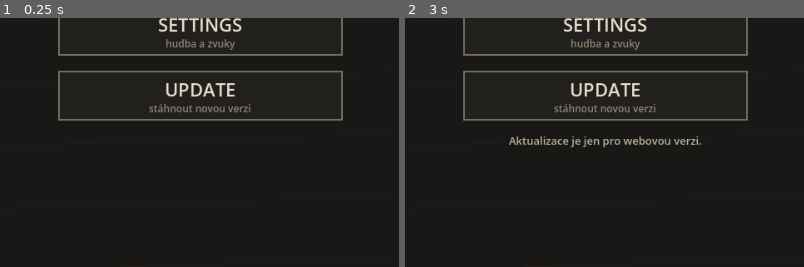
Above: before the commit, frames 1-2 (left to right).
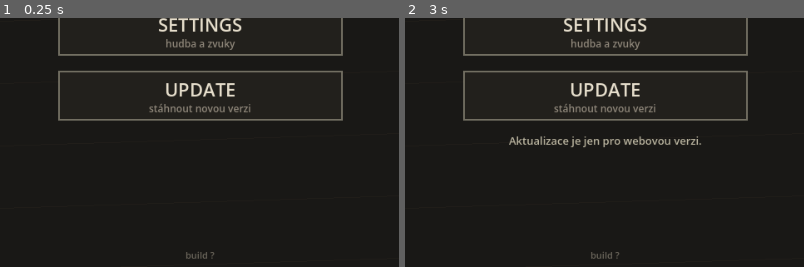
Above: after the commit, the same moments.

Repository: jankoznar94/dark-story
Game: Godot game, scene res://main.tscn
The game is run twice, just before and just after one commit, with the same random seed, the same clock (stepped at 60 frames per second) and the same inputs.
Inputs (mouse positions are % of the whole screen's width and height, from its top left):
- Up to frame 1 (0.25 s): no input
- Up to frame 2 (3 s): tap Enter at 0.5, 2 s; move the mouse to (72, 45) at 0.52 s; click (72, 45) at 0.67 s; tap Space at 1.25, 2.75 s; move the mouse to (30, 55) at 1.27 s; click (30, 55) at 1.42 s; move the mouse to (60, 28) at 2.02 s; click (60, 28) at 2.17 s; move the mouse to (45, 70) at 2.77 s; click (45, 70) at 2.92 s
The pictures show only the part of the screen within x 25-75%, y 50-100%; the shares and areas given below are measured in that part.

The runs differ from the first frame. In frame 1, less than 0.1% of the frame differs, in the area x 46-54%, y 93-97%; in frame 2, less than 0.1%.

Commit message:
Zily: v menu je videt otisk buildu, Update umi vynutit obnovu cache

Diff:
--- a/scripts/game_view.gd
+++ b/scripts/game_view.gd
@@ -40,6 +40,9 @@
 	_font = ThemeDB.fallback_font
 	game = Game.new()
 	menu.web = OS.has_feature("web")
+	if menu.web:
+		_install_js_bridge()
+		menu.load_build_id()
 	settings.load_from_disk()
 	_setup_audio()
 	_place_to_window()
@@ -56,6 +59,28 @@
 	elif args.has("--battle"):
 		# Rovnou do hry - pouziva se pri kontrole vzhledu herni plochy.
 		_start_battle()
+
+
+# Most z JavaScriptu zpet do hry. JavaScriptBridge.eval vrati u Promise
+# null, ne vysledek, takze vysledky (otisk buildu, stav aktualizace) musi
+# poslat JS sam pres tyhle dve funkce.
+func _install_js_bridge() -> void:
+	JavaScriptBridge.create_callback(_js_set_version)
+	JavaScriptBridge.create_callback(_js_on_update)
+
+
+func _js_set_version(args: Array) -> void:
+	if args.size() < 1:
+		return
+	var s: String = str(args[0])
+	if not s.is_empty():
+		menu.build_id = s
+
+
+func _js_on_update(args: Array) -> void:
+	if args.size() < 1:
+		return
+	menu.apply_update_note(str(args[0]))
 
 
 func _place_to_window() -> void:
@@ -355,6 +380,12 @@
 	if not menu.update_note.is_empty():
 		_label(Vector2(cx, layout.menu_buttons[2].end.y + 30.0 * layout.ui), menu.update_note, 13,
 			Color(0.72, 0.70, 0.62), true, layout.view.x * 0.9)
+
+	# Otisk buildu. Bez nej se neda poznat, jestli hra po aktualizaci opravdu
+	# bezi z nove verze, nebo ji jeste drzi cache service workera - presne to
+	# hrace mate. Je to mala informace v rohu, ne ovladaci prvek.
+	_label(Vector2(cx, layout.view.y - 10.0 * layout.ui),
+		"build %s" % menu.build_id, 11, Color(0.42, 0.40, 0.36), true, layout.view.x)
 
 
 func _draw_settings() -> void:
--- a/scripts/menu.gd
+++ b/scripts/menu.gd
@@ -21,9 +21,38 @@
 
 # Prepisuje se v _ready() podle toho, jestli hra bezi ve webovem exportu.
 var web: bool = false
+# Otisk buildu, ktery se zobrazuje v menu. Bez nej se neda poznat, jestli
+# hrac po aktualizaci vidi novou verzi, nebo mu ji jeste drzi cache.
+var build_id: String = "?"
 # Vysledek posledni aktualizace - kresli se jako hlaska pod tlacitky.
 var update_note: String = ""
 var view: int = View.MENU
+
+
+# Nacte otisk buildu (version.txt vedle index.html). Zapisuje se do
+# projektoveho nastaveni - to je jedine misto, na ktere se z GDScriptu
+# dostanu i z JavaScriptoveho callbacku (promenna v Menu by v nem byla
+# jina instance).
+func load_build_id() -> void:
+	build_id = "dev"
+	if not web:
+		return
+	var jb: Object = Engine.get_singleton("JavaScriptBridge")
+	if jb == null:
+		return
+	var js := """
+	(async () => {
+	  try {
+	    const r = await fetch('version.txt', {cache: 'no-store'});
+	    const t = r.ok ? (await r.text()).trim() : '?';
+	    if (window.godotBridge && window.godotBridge.setVersion) {
+	      window.godotBridge.setVersion(t.slice(0, 12) || '?');
+	    }
+	    return t;
+	  } catch (e) { return '?'; }
+	})()
+	"""
+	jb.call("eval", js, false)
 
 
 func open_battle() -> void:
@@ -50,10 +79,10 @@
 	return view == View.MENU
 
 
-# Vyzada aktualizaci PWA: service worker zkontroluje novou verzi a stahne
-# ji, pak se stranka sama reloaduje. Pres JavaScriptBridge se saha jen na
-# webu - a to dynamicky pres Engine.get_singleton, aby se desktopovy
-# export vubec nesnazil resolvnout tridu, kterou nema.
+# Vyzada aktualizaci PWA. Nejdriv zkusi normalni cestu (nova verze uz ceka
+# ve service workeru), a kdyz nic neceka, registraci ODREGISTRUJE a znovu
+# zaregistruje - tim se stahne vse znovu ze site. Bez toho zustane hraci
+# stara verze, dokud nezavre vsechny panely, coz u PWA nejde.
 func request_update() -> void:
 	update_note = ""
 	if not web:
@@ -70,19 +99,40 @@
 	    const regs = await navigator.serviceWorker.getRegistrations();
 	    if (regs.length === 0) { return 'none'; }
 	    for (const r of regs) { await r.update(); }
-	    setTimeout(() => { location.reload(); }, 1400);
-	    return 'ok';
-	  } catch (e) { return 'err:' + e; }
+	    // Pres cache zadna sila - registrace se zrusi a znovu zalozi,
+	    // takze se vse stahne znovu ze site. Je to hrubsi, ale funguje
+	    // i tomu, kdo ma hru otevrenou jako nainstalovanou aplikaci,
+	    // kde zavreni vsech panelu neni mozne.
+	    for (const r of regs) { await r.unregister(); }
+	    await navigator.serviceWorker.register('index.service.worker.js', {scope: './'});
+	    const cc = await caches.keys();
+	    for (const k of cc) { await caches.delete(k); }
+	    if (window.godotBridge && window.godotBridge.onUpdate) {
+	      window.godotBridge.onUpdate('hard');
+	    }
+	    setTimeout(() => location.reload(), 900);
+	    return 'hard';
+	  } catch (e) {
+	    if (window.godotBridge && window.godotBridge.onUpdate) {
+	      window.godotBridge.onUpdate('err:' + e);
+	    }
+	    return 'err:' + e;
+	  }
 	})()
 	"""
-	var res: Variant = jb.call("eval", js, true)
-	var s: String = "?" if res == null else str(res)
-	match s:
-		"ok":
-			update_note = "Kontroluji novou verzi — stránka se restartuje…"
+	jb.call("eval", js, false)
+
+
+# Vysledek se zpet do GDScriptu vraci pres callback (JavaScriptBridge.eval
+# u Promise vrati null, ne hodnotu). Hlaska se tak ukaze jeste pred
+# restartem stranky.
+func apply_update_note(code: String) -> void:
+	match code:
+		"hard":
+			update_note = "Cache smazána — restartuji…"
 		"none":
 			update_note = "Hra neběží jako PWA — není co aktualizovat."
 		"n/a":
 			update_note = "Prohlížeč neumí aktualizaci na pozadí."
 		_:
-			update_note = "Aktualizace se nepodařila: " + s
+			update_note = "Aktualizace se nepodařila: " + code
Not shown, changed: .github/workflows/build.yml
